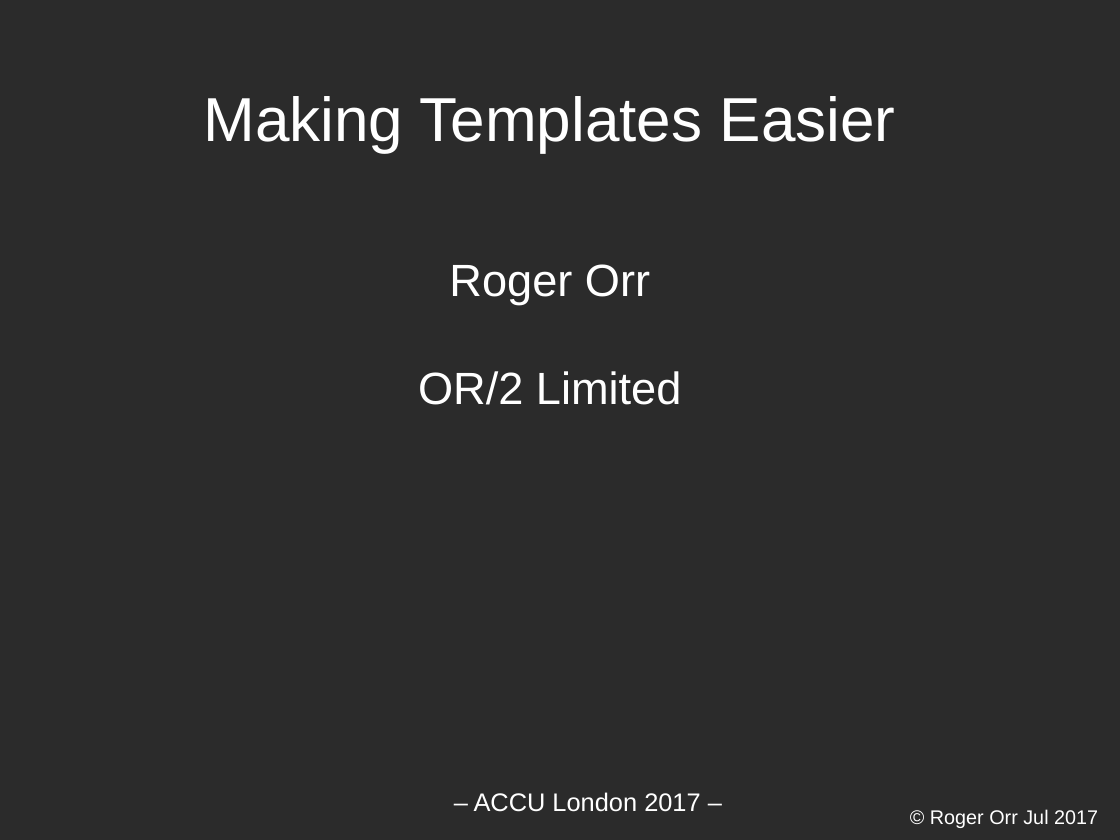
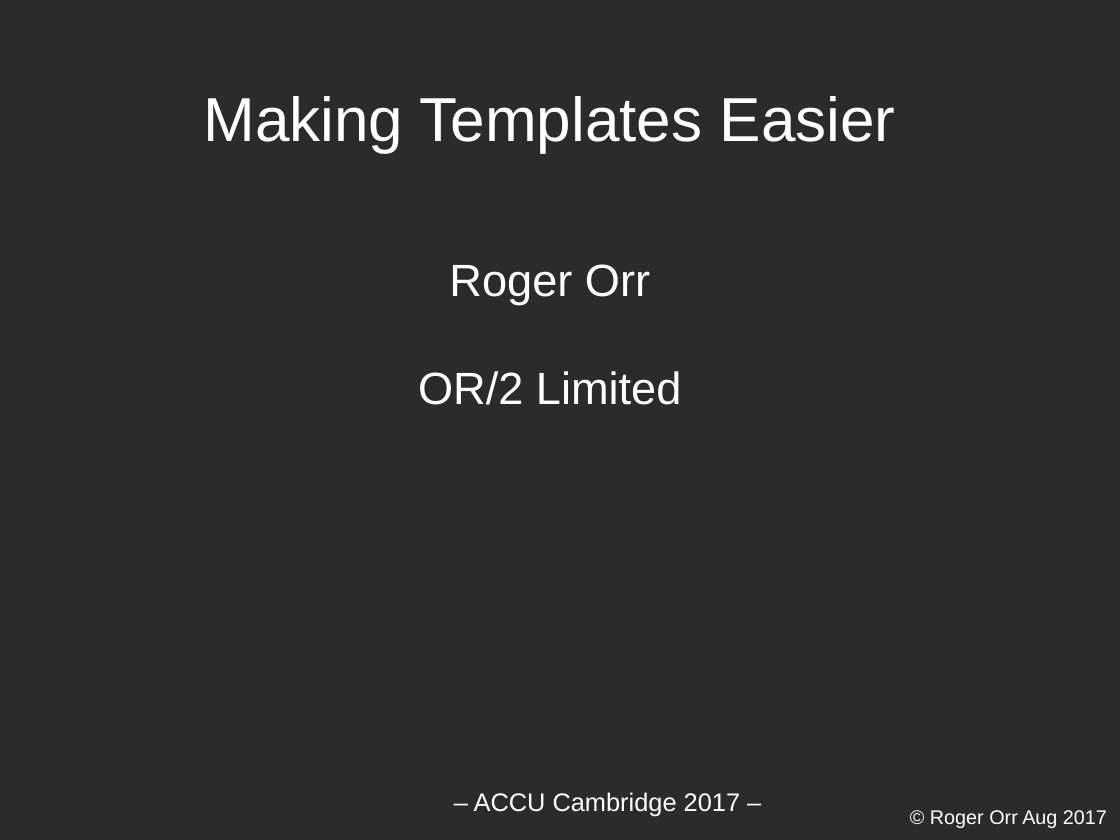
Before and after one commit to rogerorr/articles, a slide deck: slide 1 of Making_Templates_Easier/Making_Templates_Easier.odp. Drawn at 1120x840 pixels with LibreOffice and Linux fonts; fonts in the diff are those of the drawing; background and template pictures are left out; a plain dark background stands for a picture behind light text. Boxes give left, top, right and bottom in pixels: in the first picture for what was removed or moved away, otherwise in the second. Text is boxed around its words. In the diff, an @@ line names an element or a change of style, - is before the commit and + after.

Commit message:
ACCU Cambridge updates

```diff
--- a/Making_Templates_Easier/Making_Templates_Easier.odp
+++ b/Making_Templates_Easier/Making_Templates_Easier.odp
@@ text at <box>474,792,740,817</box>: text changed @@
-– ACCU London 2017 –
+– ACCU Cambridge 2017 –
@@ text at <box>930,810,1107,828</box>: text changed @@
-© Roger Orr Jul 2017
+© Roger Orr Aug 2017
```
Also in this commit, not shown: 5 other slides changed, 1 slide added.
